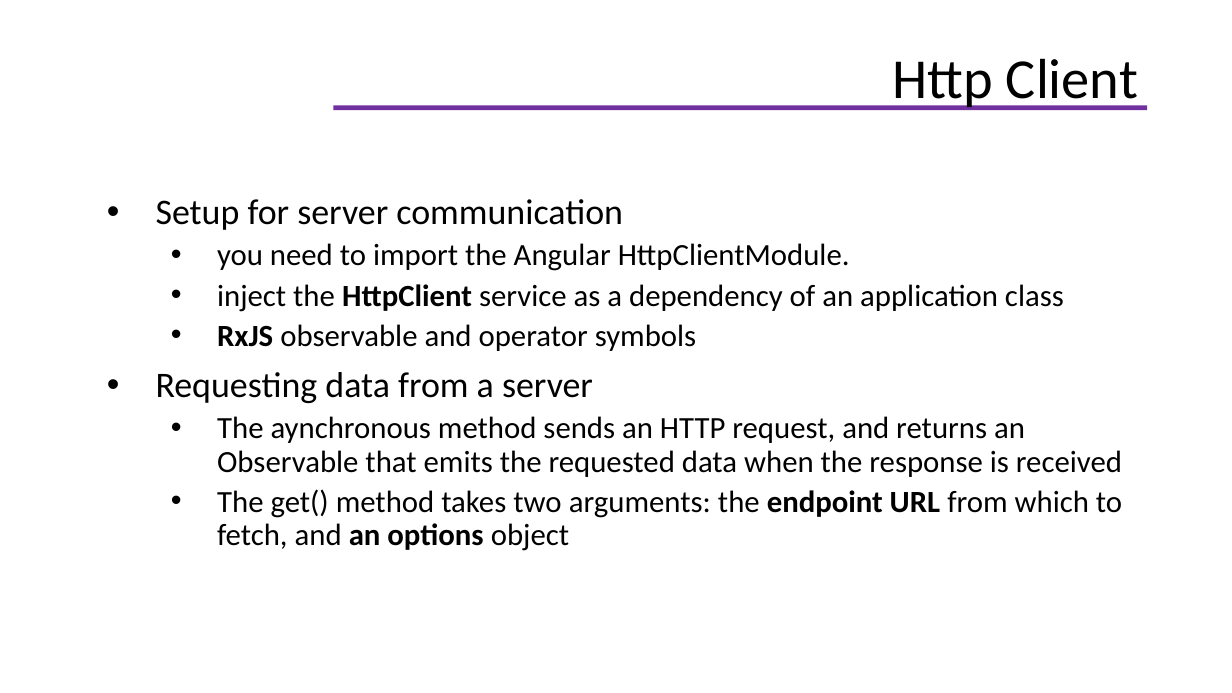
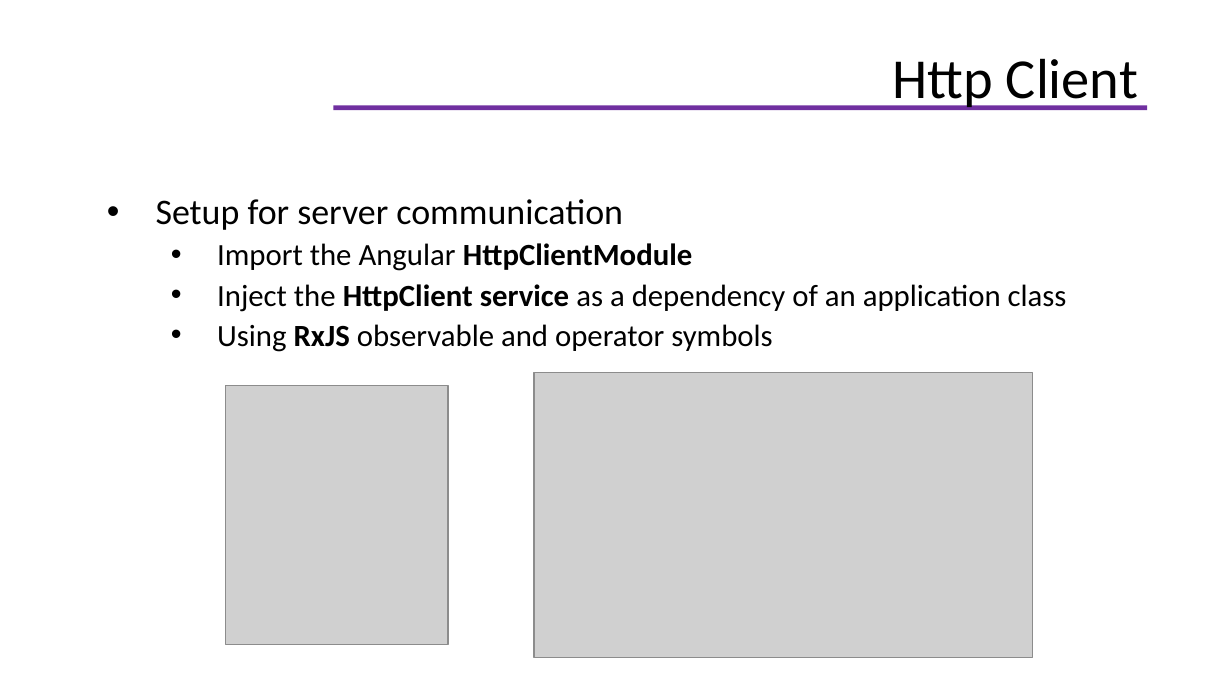
Before and after one commit to helenhash/angular-training, a slide deck: slide 92 of docs/Angular Training.pptx. Drawn at 1232x693 pixels with LibreOffice and Linux fonts; fonts in the diff are those of the drawing; grey boxes stand for pictures; background and template pictures are left out. Boxes give left, top, right and bottom in pixels: in the first picture for what was removed or moved away, otherwise in the second. Text is boxed around its words. In the diff, an @@ line names an element or a change of style, - is before the commit and + after.

```diff
--- a/docs/Angular Training.pptx
+++ b/docs/Angular Training.pptx
@@ text at box(217, 243, 1067, 352): text changed @@
-  • you need to import the Angular HttpClientModule.
-  • inject the HttpClient service as a dependency of an application class
-  • RxJS observable and operator symbols
-• Requesting data from a server
-  • The aynchronous method sends an HTTP request, and returns an Observable that emits the requested data when the response is received
-  • The get() method takes two arguments: the endpoint URL from which to fetch, and an options object
+  • Import the Angular HttpClientModule
+  • Inject the HttpClient service as a dependency of an application class
+  • Using RxJS observable and operator symbols
@@ picture added at box(225, 386, 447, 644) @@
@@ picture added at box(533, 372, 1032, 657) @@
```
Also in this commit, not shown: 6 other slides changed, 2 slides added, 1 other file.
